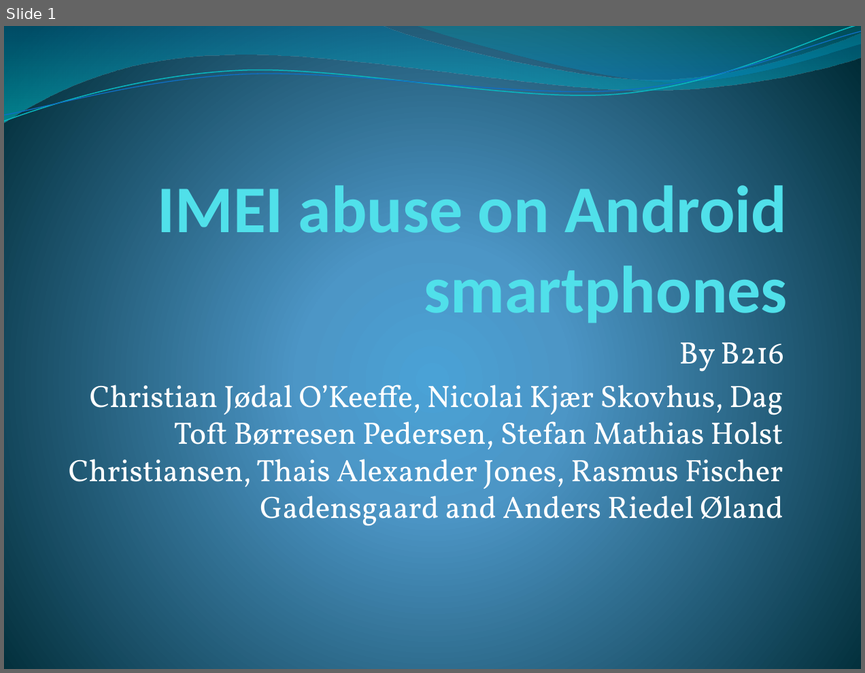
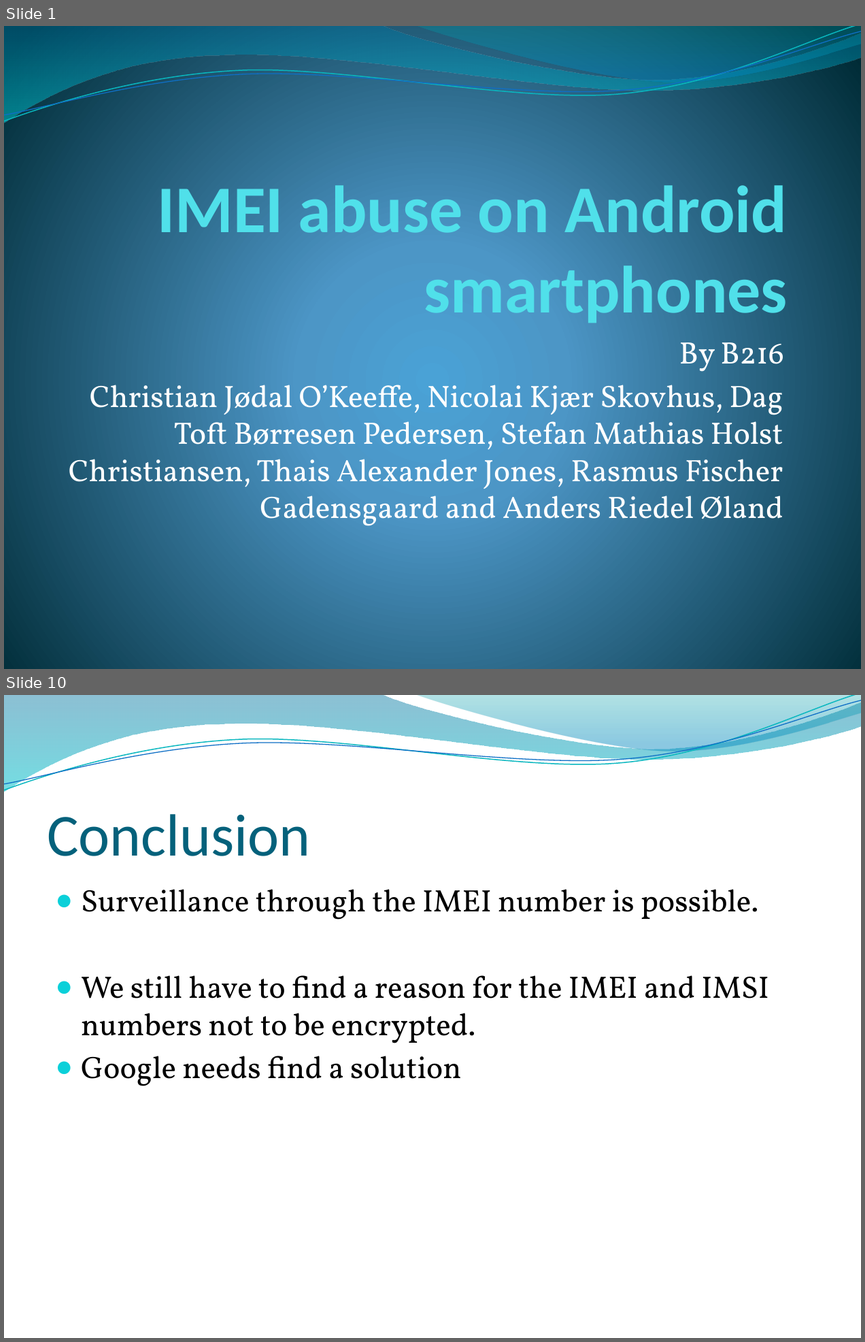
Before and after one commit to christianokeeffe/p0-uni, a slide deck: p0-uni/IMEI abuse on Android smartphones.pptx. Shown one above the other, each under a label of ours: slide 1 before the commit, slides 1 and 10 after it; the slides between them are not shown. The pictures are 865x673 and 865x1342 pixels, drawn with LibreOffice and Linux fonts; fonts in the diff are those of the drawing; background and template pictures are left out. Boxes give left, top, right and bottom in pixels: in the first picture for what was removed or moved away, otherwise in the second. Text is boxed around its words. In the diff, an @@ line names an element or a change of style, - is before the commit and + after.

```diff
--- a/p0-uni/IMEI abuse on Android smartphones.pptx
+++ b/p0-uni/IMEI abuse on Android smartphones.pptx
@@ slide 10 added at (4, 695, 861, 1338), background picture (left out); not listed: 4 template elements that a slide beside it also shows @@
@@ title added at (47, 814, 311, 856), 50 pt, text #04617B @@
+Conclusion
@@ text added at (81, 889, 769, 1086), 26 pt, text #000000 @@
+● Surveillance through the IMEI number is possible.
+● We still have to find a reason for the IMEI and IMSI numbers not to be encrypted.
+● Google needs find a solution
```
Also in this commit, not shown: 1 slide changed, 9 other slides added, 1 other file.
